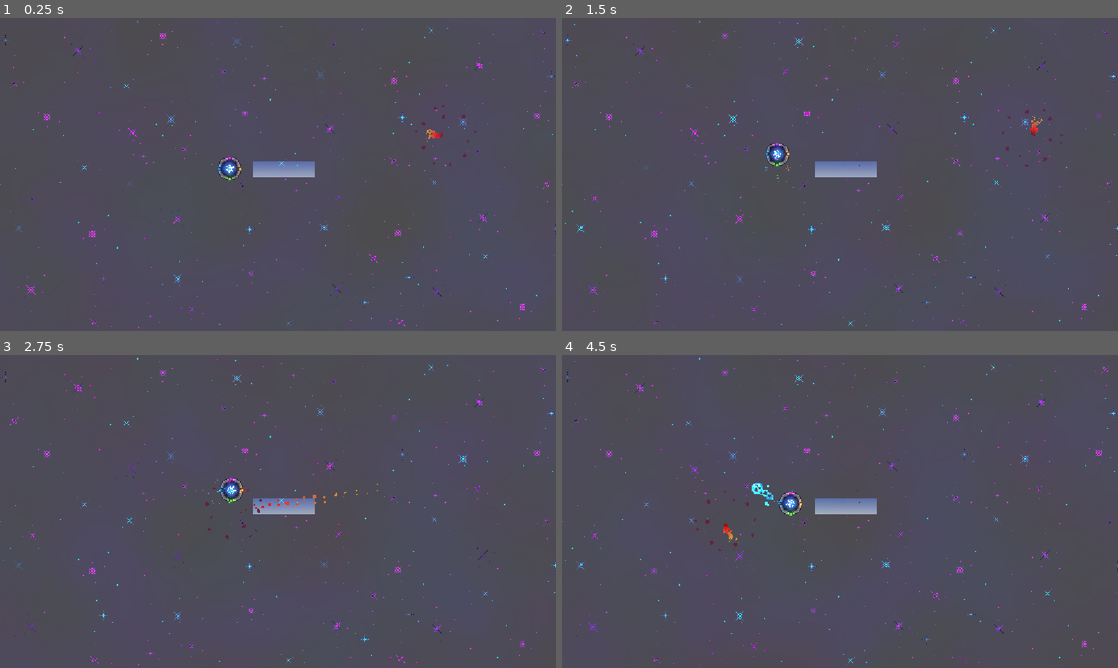
Above: before the commit, frames 1-4 (two rows, left to right).
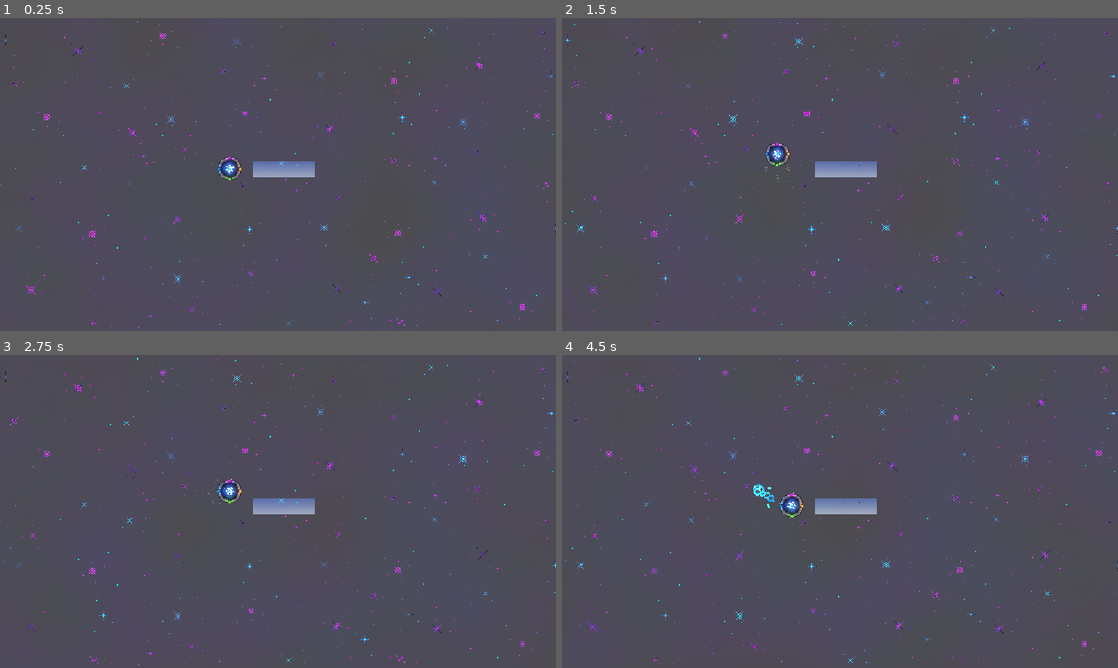
Above: after the commit, the same moments.

Repository: eee12342/New-Game
Game: Godot game, scene res://scenes/main.tscn
Two runs of this game, one before a commit and one after it. Both use one fixed random seed, a clock stepped at 60 frames per second and the inputs below.
Inputs (mouse positions are in pixels of both pictures, inside the frame that each line leads up to):
- Up to frame 1 (0.25 s): no input
- Up to frame 2 (1.5 s): move the mouse to (962, 158) at 0.52 s; tap A (colour1) at 0.6 s; move the mouse to (728, 190) at 1.27 s; tap W (colour2) at 1.35 s
- Up to frame 3 (2.75 s): move the mouse to (333, 442) at 2.02 s; tap D (colour3) at 2.1 s
- Up to frame 4 (4.5 s): move the mouse to (812, 574) at 2.77 s; tap S (colour4) at 2.85 s; move the mouse to (1006, 558) at 3.52 s; hold Shift (colour_change_mode) 3.53-4.28 s; move the mouse to (673, 464) at 4.27 s; click (673, 464) at 4.35 s

The runs differ from the first frame. In frame 1, 0.1% of the frame differs, in the area x 74-86%, y 27-48%; in frame 2, 0.1%; in frame 3, 0.4%; in frame 4, 0.5%, in the area x 23-44%, y 40-63%.

Commit message:
Autoplay default animation for enemy 1

Diff:
--- a/scenes/enemy/enemy1/enemy1.tscn
+++ b/scenes/enemy/enemy1/enemy1.tscn
@@ -71,7 +71,7 @@
 "duration": 1.0,
 "texture": ExtResource("2_a3pup")
 }],
-"loop": 1,
+"loop": 0,
 "name": &"Default",
 "speed": 5.0
 }]
@@ -111,9 +111,8 @@
 modulate = Color(0.8586687, 0.8586687, 0.8586687, 1)
 texture_filter = 1
 sprite_frames = SubResource("SpriteFrames_c105b")
-animation = &"Death"
-frame = 7
-frame_progress = 1.0
+animation = &"Default"
+autoplay = "Default"
 flip_h = true
 
 [node name="CollisionShape2D" type="CollisionShape2D" parent="." unique_id=559677973]
